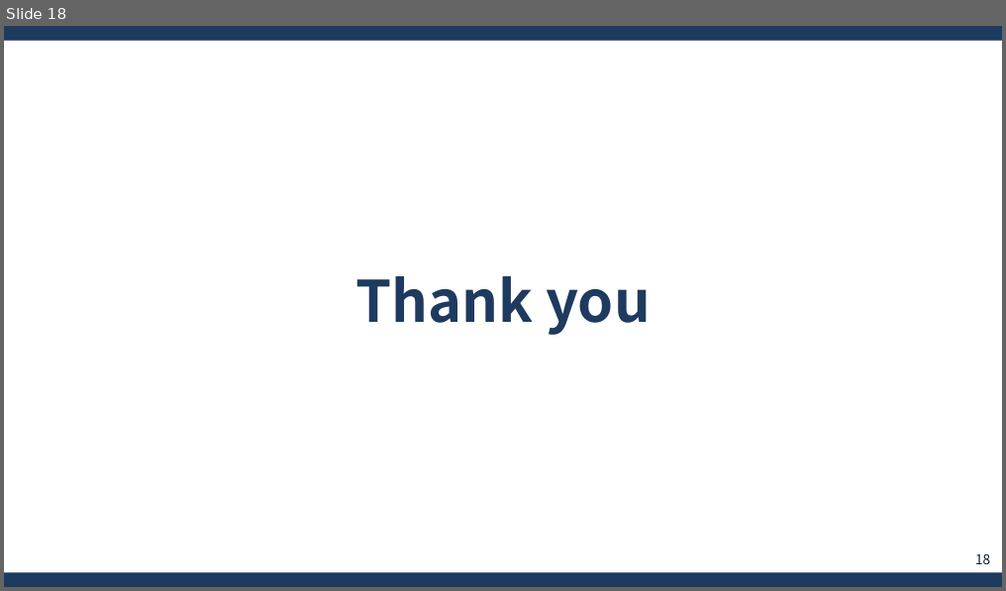
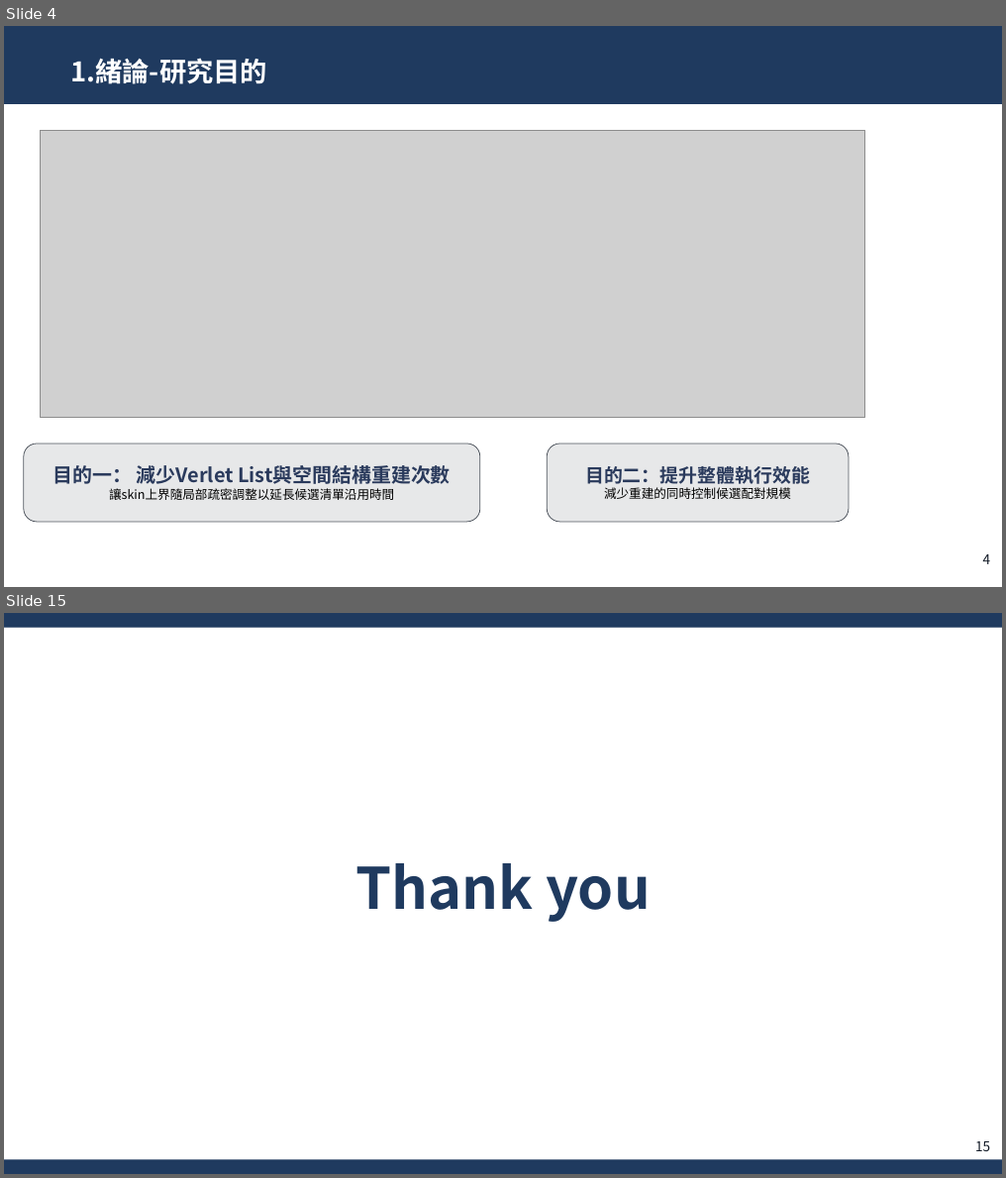
Before and after one commit to JasonYangCKSH/nbody_initial_project, a slide deck: 專題競賽/2. 口頭簡報/專題成果簡報.pptx. Shown one above the other, each under a label of ours: slide 18 before the commit, slides 4 and 15 after it; the slides between them are not shown. The pictures are 1006x591 and 1006x1178 pixels, drawn with LibreOffice and Linux fonts; fonts in the diff are those of the drawing; grey boxes stand for pictures. Boxes give left, top, right and bottom in pixels: in the first picture for what was removed or moved away, otherwise in the second. Text is boxed around its words. In the diff, an @@ line names an element or a change of style, - is before the commit and + after.

```diff
--- a/專題競賽/2. 口頭簡報/專題成果簡報.pptx
+++ b/專題競賽/2. 口頭簡報/專題成果簡報.pptx
@@ slide 4 added at [4, 26, 1002, 587], background #FFFFFF @@
@@ rectangle added at [4, 26, 1002, 104], fill #1F3A5F @@
@@ title added at [70, 58, 267, 84], 26 pt, text #FFFFFF, bold @@
+1.緒論-研究目的
@@ picture added at [40, 130, 865, 417] @@
@@ rounded rectangle added at [24, 444, 480, 522], fill #E7E8E9, outline #4D535C 0.75 pt, 19 pt, text #2A3A5C, bold @@
+目的一： 減少Verlet List與空間結構重建次數
+讓skin上界隨局部疏密調整以延長候選清單沿用時間
@@ rounded rectangle added at [547, 444, 848, 522], fill #E7E8E9, outline #4D535C 0.75 pt, 12 pt, text #000000 @@
+目的二：提升整體執行效能
+減少重建的同時控制候選配對規模
@@ page number added at [983, 555, 991, 565], 13 pt, text #121A26 @@
+4
@@ what was slide 18 is now slide 15 @@
@@ page number at [975, 1142, 990, 1152]: text changed @@
-18
+15
```
Also in this commit, not shown: 12 slides changed, 1 other slide added, 5 slides removed.
